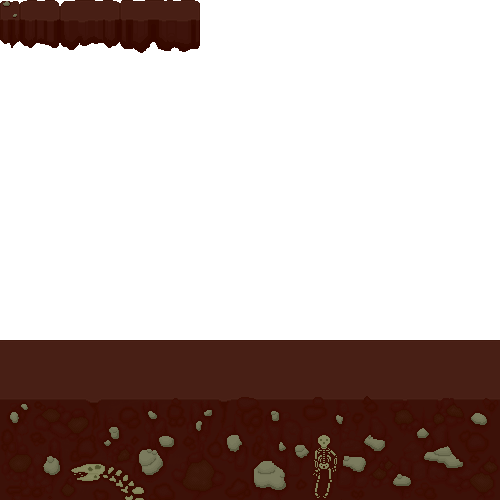
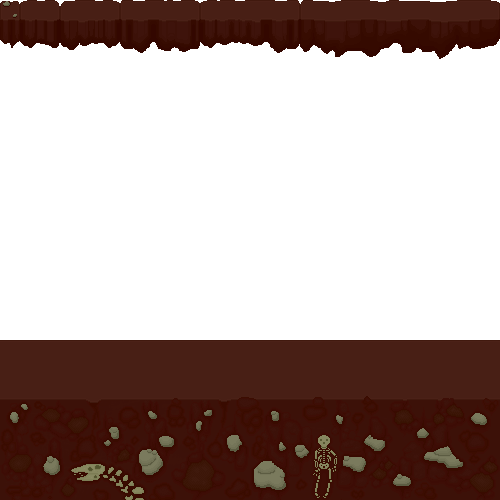
Layered file, before and after one edit (w=500, h=500). Changes by layer:
painted on "platforms" over (25, 0, 500, 59)
